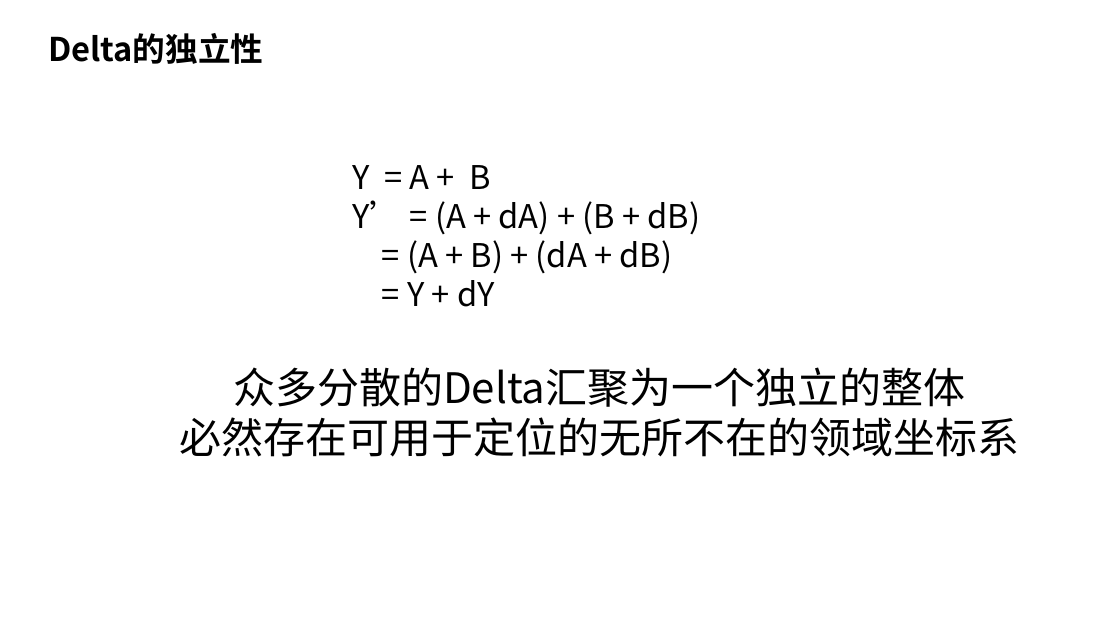
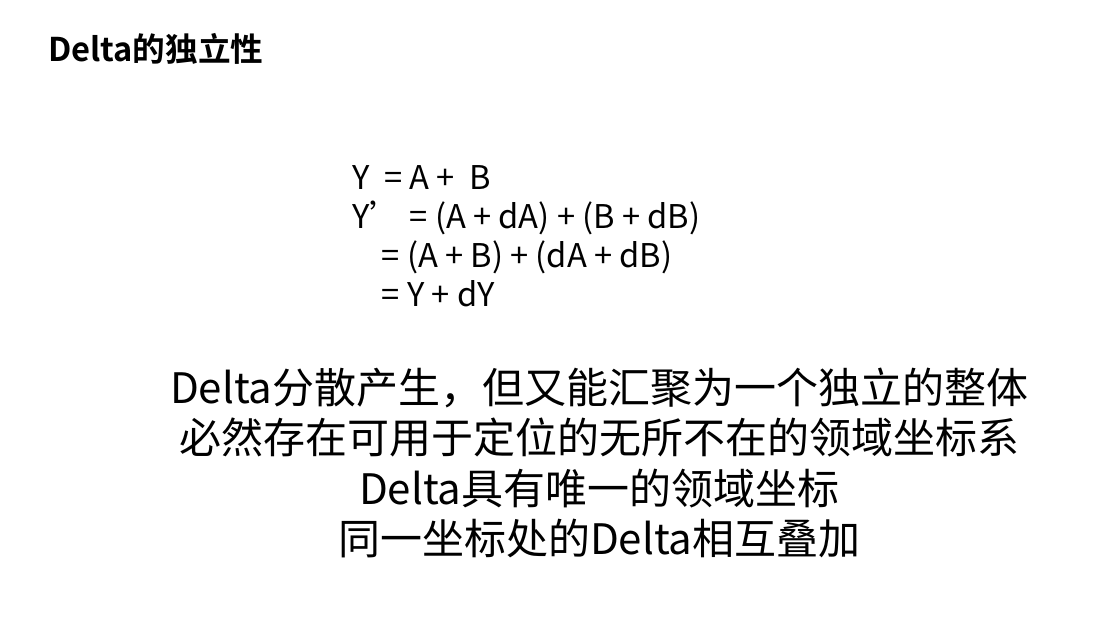
Before and after one commit to nop-platform/nop-entropy-docs, a slide deck: slide 14 of src/ppt/theory-of-reversible-computation.pptx. Drawn at 1120x630 pixels with LibreOffice and Linux fonts; fonts in the diff are those of the drawing. Boxes give left, top, right and bottom in pixels: in the first picture for what was removed or moved away, otherwise in the second. Text is boxed around its words. In the diff, an @@ line names an element or a change of style, - is before the commit and + after.

```diff
--- a/src/ppt/theory-of-reversible-computation.pptx
+++ b/src/ppt/theory-of-reversible-computation.pptx
@@ text at <box>170,367,1029,408</box>: text changed @@
-众多分散的Delta汇聚为一个独立的整体
+Delta分散产生，但又能汇聚为一个独立的整体
@@ text at <box>338,468,861,558</box>: paragraphs added @@
+Delta具有唯一的领域坐标
+同一坐标处的Delta相互叠加
```
Also in this commit, not shown: 15 other slides changed.
